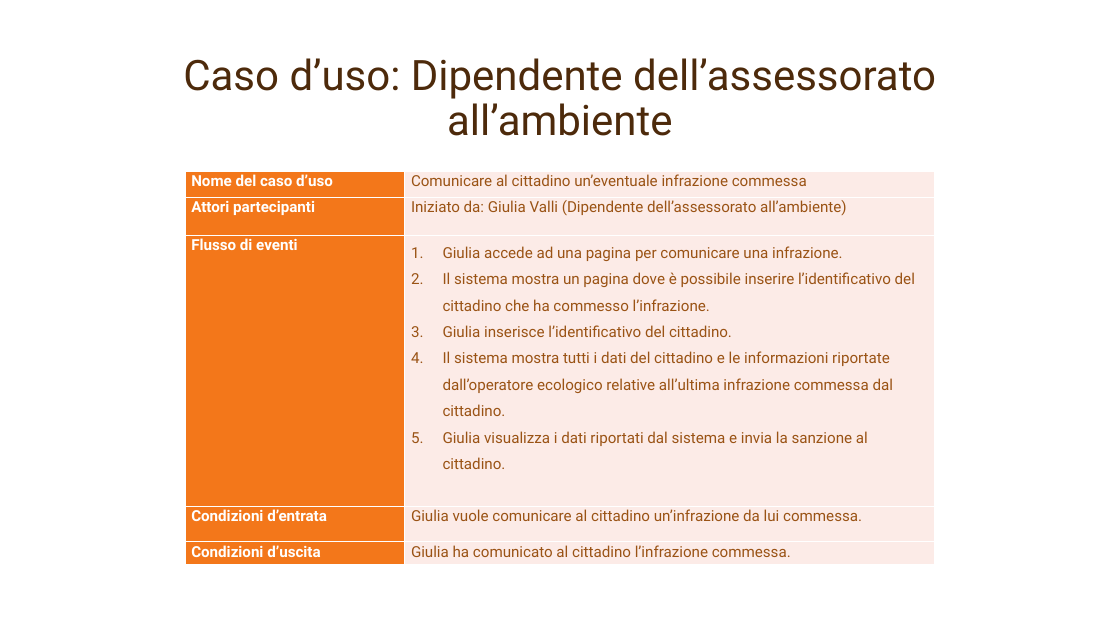
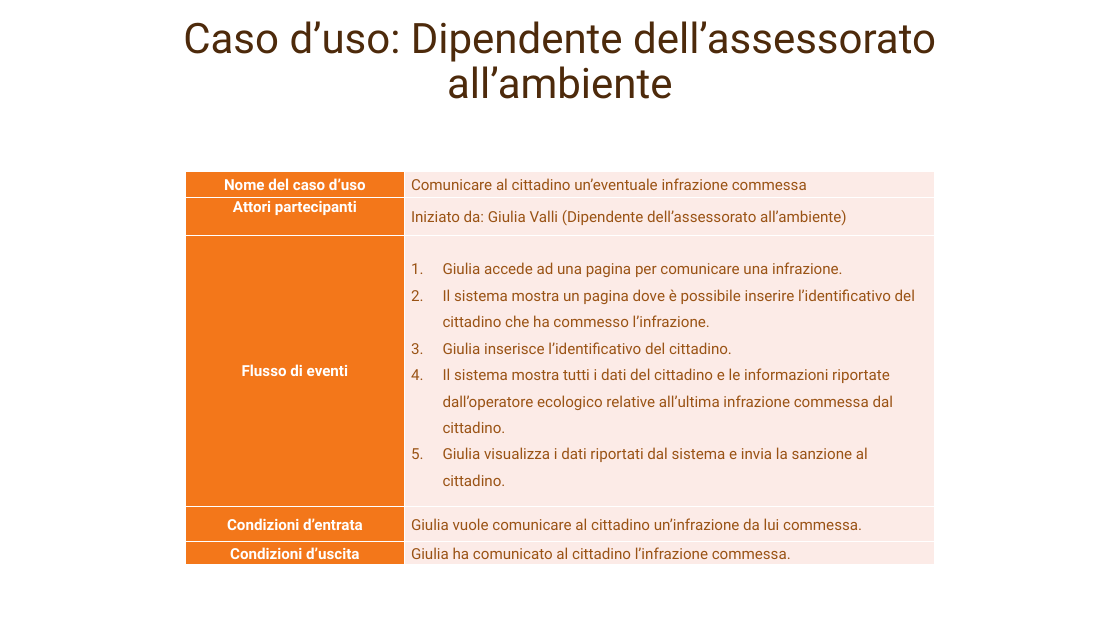
Before and after one commit to mcastellaneta/Recyclapp, a slide deck: slide 17 of Presentazione IUM/RecyclApp.pptx. Drawn at 1120x630 pixels with LibreOffice and Linux fonts; fonts in the diff are those of the drawing; background and template pictures are left out. Boxes give left, top, right and bottom in pixels: in the first picture for what was removed or moved away, otherwise in the second. Text is boxed around its words. In the diff, an @@ line names an element or a change of style, - is before the commit and + after.

```diff
--- a/Presentazione IUM/RecyclApp.pptx
+++ b/Presentazione IUM/RecyclApp.pptx
@@ title "Caso d’uso: Dipendente dell’assessorato all’ambiente": place and size @@
-title "Caso d’uso: Dipendente dell’assessorato all’ambiente" at (183, 58, 936, 136)
+title "Caso d’uso: Dipendente dell’assessorato all’ambiente" at (183, 21, 936, 99)
@@ table at (185, 171, 935, 566) @@
@@ alignment left to centre @@
```
Also in this commit, not shown: 23 other slides changed.
